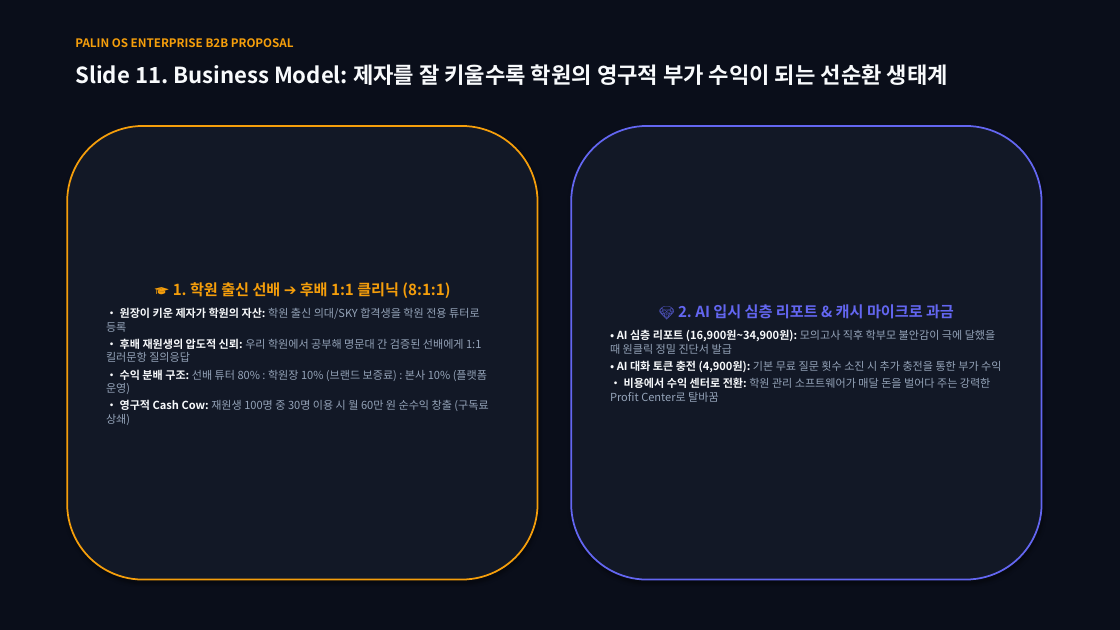
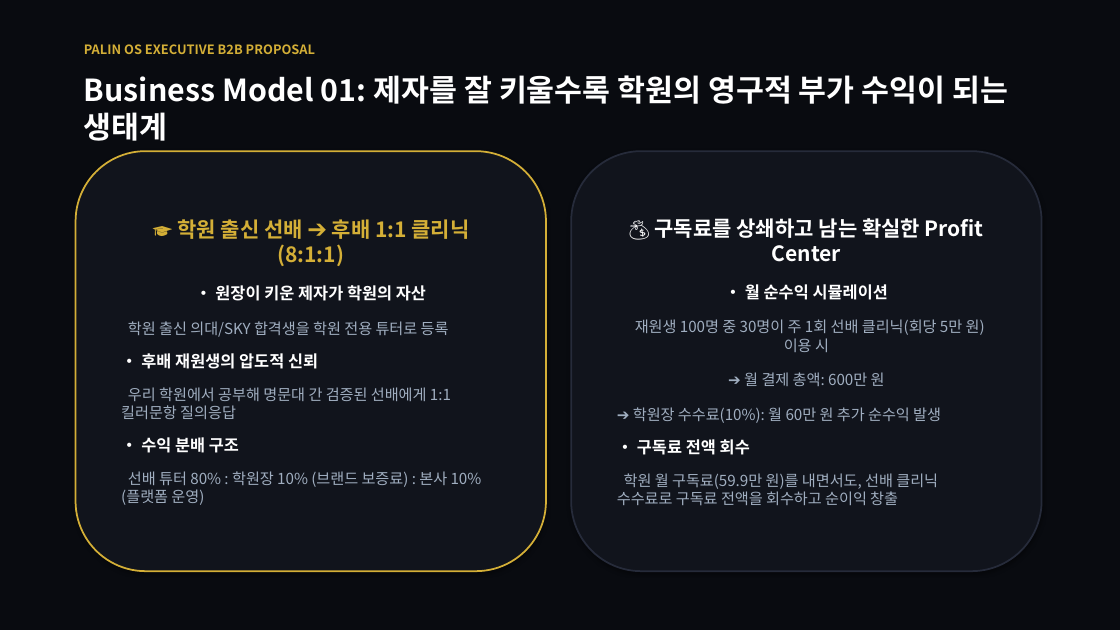
Before and after one commit to cheol-hun-kim/PALIN, a slide deck: slide 11 of PALIN_OS_B2B_Director_Proposal.pptx. Drawn at 1120x630 pixels with LibreOffice and Linux fonts; fonts in the diff are those of the drawing. Boxes give left, top, right and bottom in pixels: in the first picture for what was removed or moved away, otherwise in the second. Text is boxed around its words. In the diff, an @@ line names an element or a change of style, - is before the commit and + after.

Commit message:
style: Minimalist luxury executive aesthetic (20 slides, heavy obsidian+gold, large typography)

```diff
--- a/PALIN_OS_B2B_Director_Proposal.pptx
+++ b/PALIN_OS_B2B_Director_Proposal.pptx
@@ rectangle at [0,0,1120,630]: fill #0A0E1A to #090B10 @@
@@ text at [84,44,315,54]: text changed; size 10 to 11 pt; text colour #F59E0B to #D4AF37 @@
-PALIN OS ENTERPRISE B2B PROPOSAL
+PALIN OS EXECUTIVE B2B PROPOSAL
@@ text at [84,75,1009,141]: text changed; size 19 to 26 pt; text colour #F8FAFC to #FFFFFF @@
-Slide 11. Business Model: 제자를 잘 키울수록 학원의 영구적 부가 수익이 되는 선순환 생태계
+Business Model 01: 제자를 잘 키울수록 학원의 영구적 부가 수익이 되는 생태계
@@ rounded rectangle "🎓 학원 출신 선배 ➔ ...": place and size @@
-rounded rectangle "🎓 학원 출신 선배 ➔ ..." at [67,126,538,580]
+rounded rectangle "🎓 학원 출신 선배 ➔ ..." at [76,151,546,571]
@@ rounded rectangle "🎓 학원 출신 선배 ➔ ..." at [76,151,546,571]: fill #121826 to #11141C; outline #F59E0B 1.5 pt to #D4AF37 1.5 pt @@
@@ rounded rectangle "💰 구독료를 상쇄하고 남는 확실한 ...": place and size @@
-rounded rectangle "💰 구독료를 상쇄하고 남는 확실한 ..." at [571,126,1042,580]
+rounded rectangle "💰 구독료를 상쇄하고 남는 확실한 ..." at [571,151,1042,571]
@@ rounded rectangle "💰 구독료를 상쇄하고 남는 확실한 ..." at [571,151,1042,571]: fill #121826 to #11141C; outline #6366F1 1.5 pt to #262B3A 1.5 pt @@
@@ text in rounded rectangle at [121,219,482,505]: text changed; size 9.5 to 13 pt; text colour #94A3B8 to #A0AEC0 @@
-🎓 1. 학원 출신 선배 ➔ 후배 1:1 클리닉 (8:1:1)
-• 원장이 키운 제자가 학원의 자산: 학원 출신 의대/SKY 합격생을 학원 전용 튜터로 등록
-• 후배 재원생의 압도적 신뢰: 우리 학원에서 공부해 명문대 간 검증된 선배에게 1:1 킬러문항 질의응답
-• 수익 분배 구조: 선배 튜터 80% : 학원장 10% (브랜드 보증료) : 본사 10% (플랫폼 운영)
-• 영구적 Cash Cow: 재원생 100명 중 30명 이용 시 월 60만 원 순수익 창출 (구독료 상쇄)
+🎓 학원 출신 선배 ➔ 후배 1:1 클리닉 (8:1:1)
+• 원장이 키운 제자가 학원의 자산
+학원 출신 의대/SKY 합격생을 학원 전용 튜터로 등록
+• 후배 재원생의 압도적 신뢰
+우리 학원에서 공부해 명문대 간 검증된 선배에게 1:1 킬러문항 질의응답
+• 수익 분배 구조
+선배 튜터 80% : 학원장 10% (브랜드 보증료) : 본사 10% (플랫폼 운영)
@@ text in rounded rectangle at [617,218,985,506]: text changed; size 9.5 to 13 pt; text colour #94A3B8 to #A0AEC0 @@
-💎 2. AI 입시 심층 리포트 & 캐시 마이크로 과금
-• AI 심층 리포트 (16,900원~34,900원): 모의고사 직후 학부모 불안감이 극에 달했을 때 원클릭 정밀 진단서 발급
-• AI 대화 토큰 충전 (4,900원): 기본 무료 질문 횟수 소진 시 추가 충전을 통한 부가 수익
-• 비용에서 수익 센터로 전환: 학원 관리 소프트웨어가 매달 돈을 벌어다 주는 강력한 Profit Center로 탈바꿈
+💰 구독료를 상쇄하고 남는 확실한 Profit Center
+• 월 순수익 시뮬레이션
+재원생 100명 중 30명이 주 1회 선배 클리닉(회당 5만 원) 이용 시
+➔ 월 결제 총액: 600만 원
+➔ 학원장 수수료(10%): 월 60만 원 추가 순수익 발생
+• 구독료 전액 회수
+학원 월 구독료(59.9만 원)를 내면서도, 선배 클리닉 수수료로 구독료 전액을 회수하고 순이익 창출
```
Also in this commit, not shown: 15 other slides changed, 4 slides added, 1 other file.
